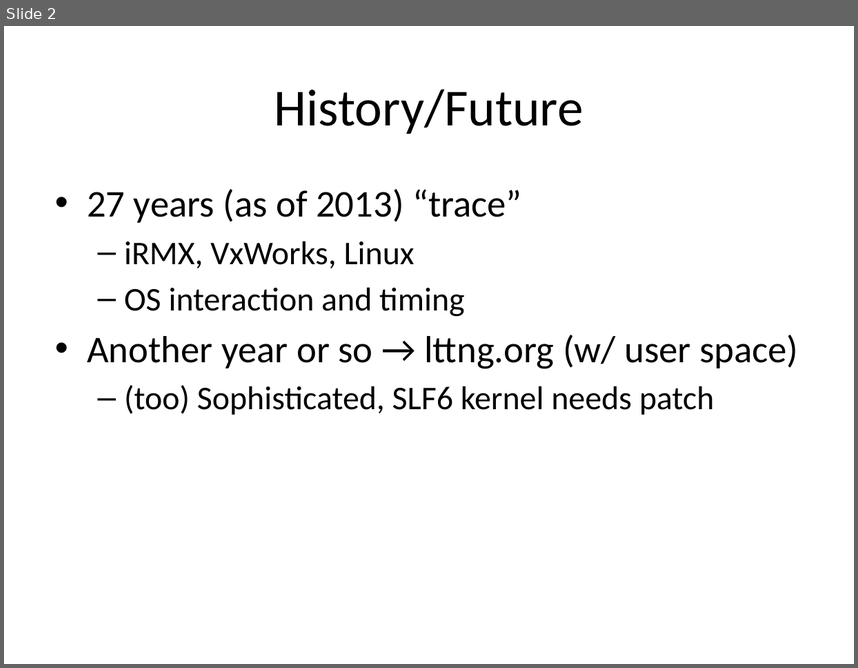
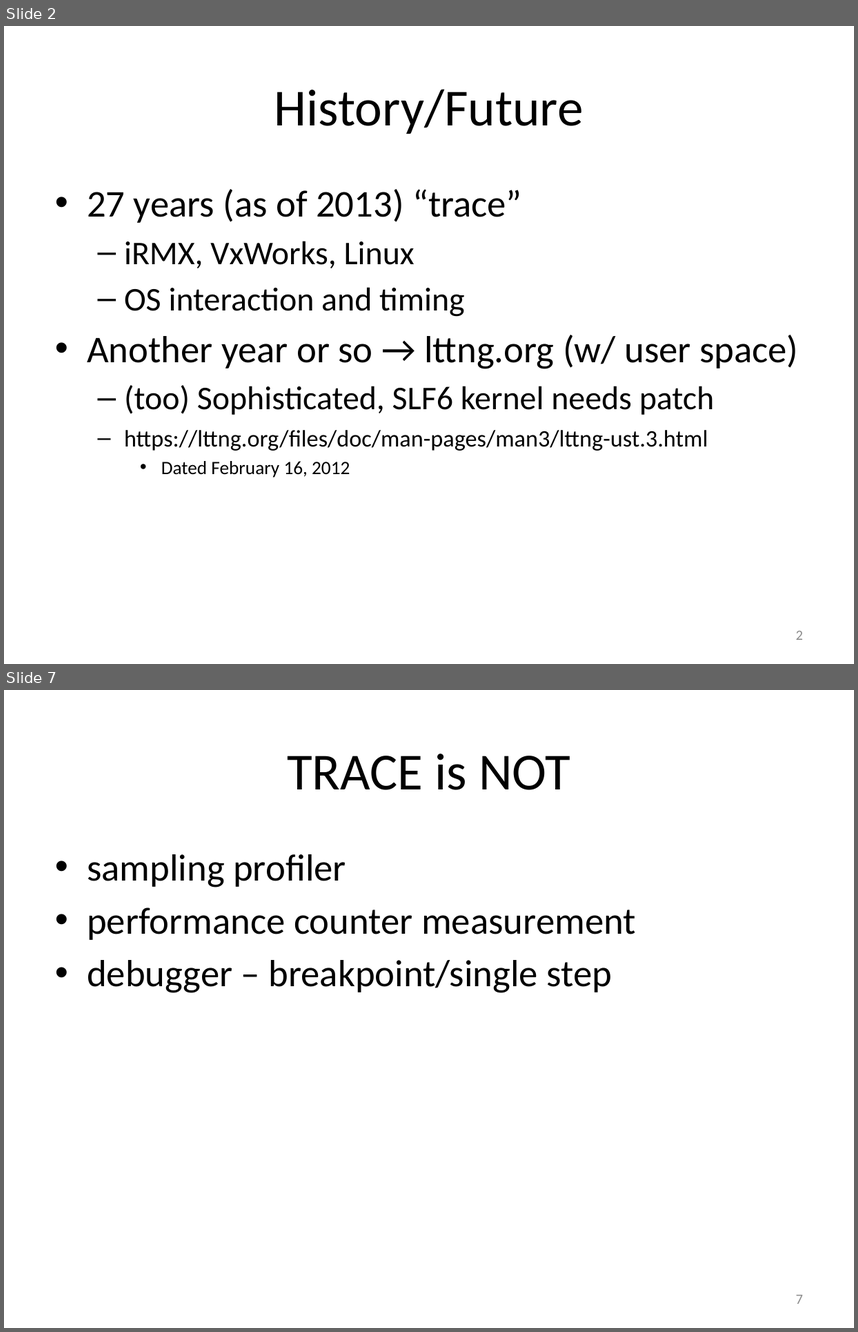
Before and after one commit to art-daq/trace, a slide deck: trace/doc/trace.pptx. Shown one above the other, each under a label of ours: slide 2 before the commit, slides 2 and 7 after it; the slides between them are not shown. The pictures are 858x668 and 858x1332 pixels, drawn with LibreOffice and Linux fonts; fonts in the diff are those of the drawing. Boxes give left, top, right and bottom in pixels: in the first picture for what was removed or moved away, otherwise in the second. Text is boxed around its words. In the diff, an @@ line names an element or a change of style, - is before the commit and + after.

```diff
--- a/trace/doc/trace.pptx
+++ b/trace/doc/trace.pptx
@@ slide 7 added at (4, 690, 854, 1328), background #FFFFFF @@
@@ title added at (287, 753, 570, 790), 44 pt, text #000000 @@
+TRACE is NOT
@@ text added at (87, 854, 636, 993), 32 pt, text #000000 @@
+• sampling profiler
+• performance counter measurement
+• debugger – breakpoint/single step
@@ page number added at (796, 1294, 803, 1303), 12 pt, text #8C8C8C @@
+7
@@ slide 2 changed as well @@
@@ text at (124, 430, 708, 477): paragraphs added @@
+  – https://lttng.org/files/doc/man-pages/man3/lttng-ust.3.html
+    • Dated February 16, 2012
@@ page number added at (796, 630, 803, 639), 12 pt, text #8C8C8C @@
+2
```
Also in this commit, not shown: 4 other slides changed, 6 other slides added, 2 slides removed, 2 other files.
